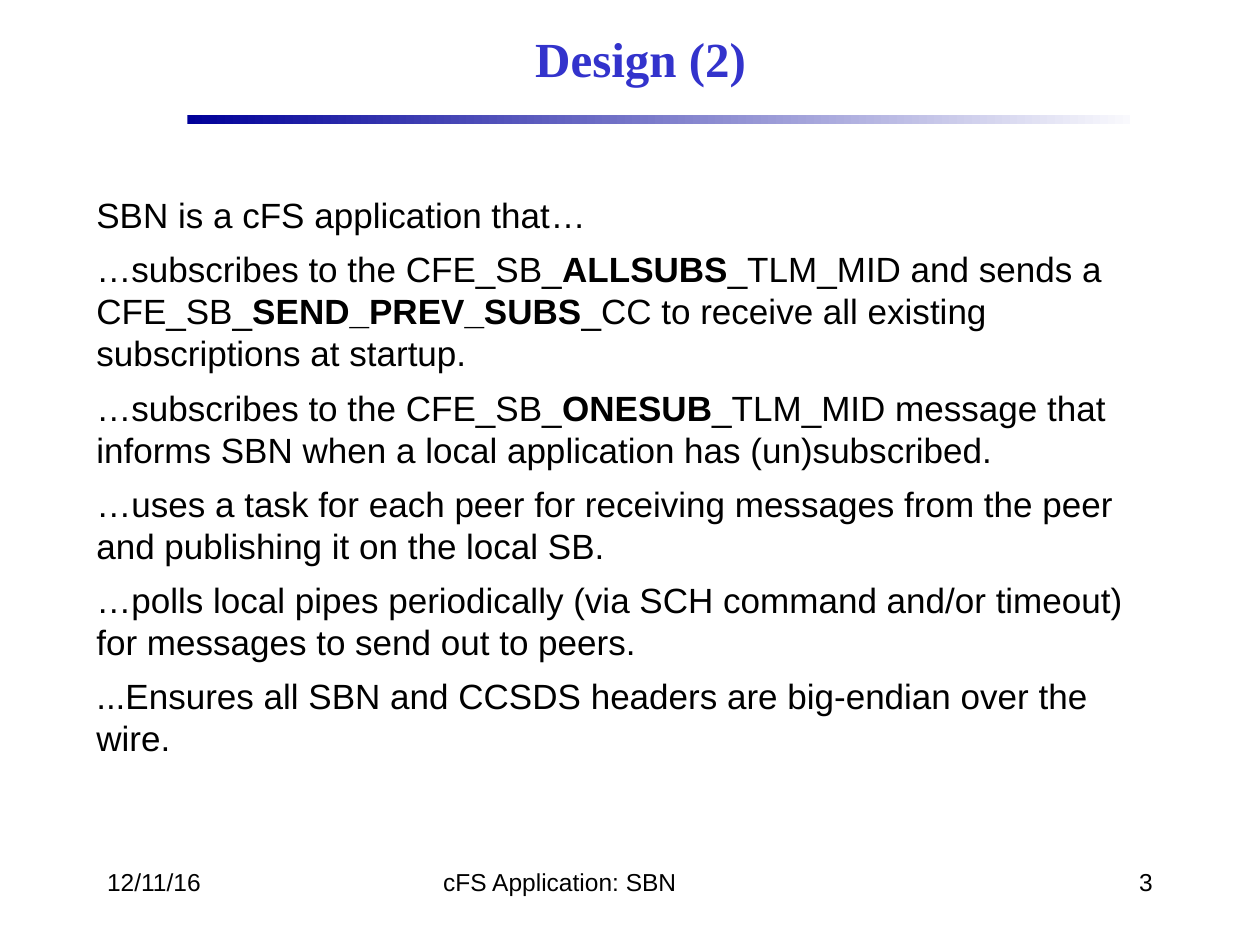
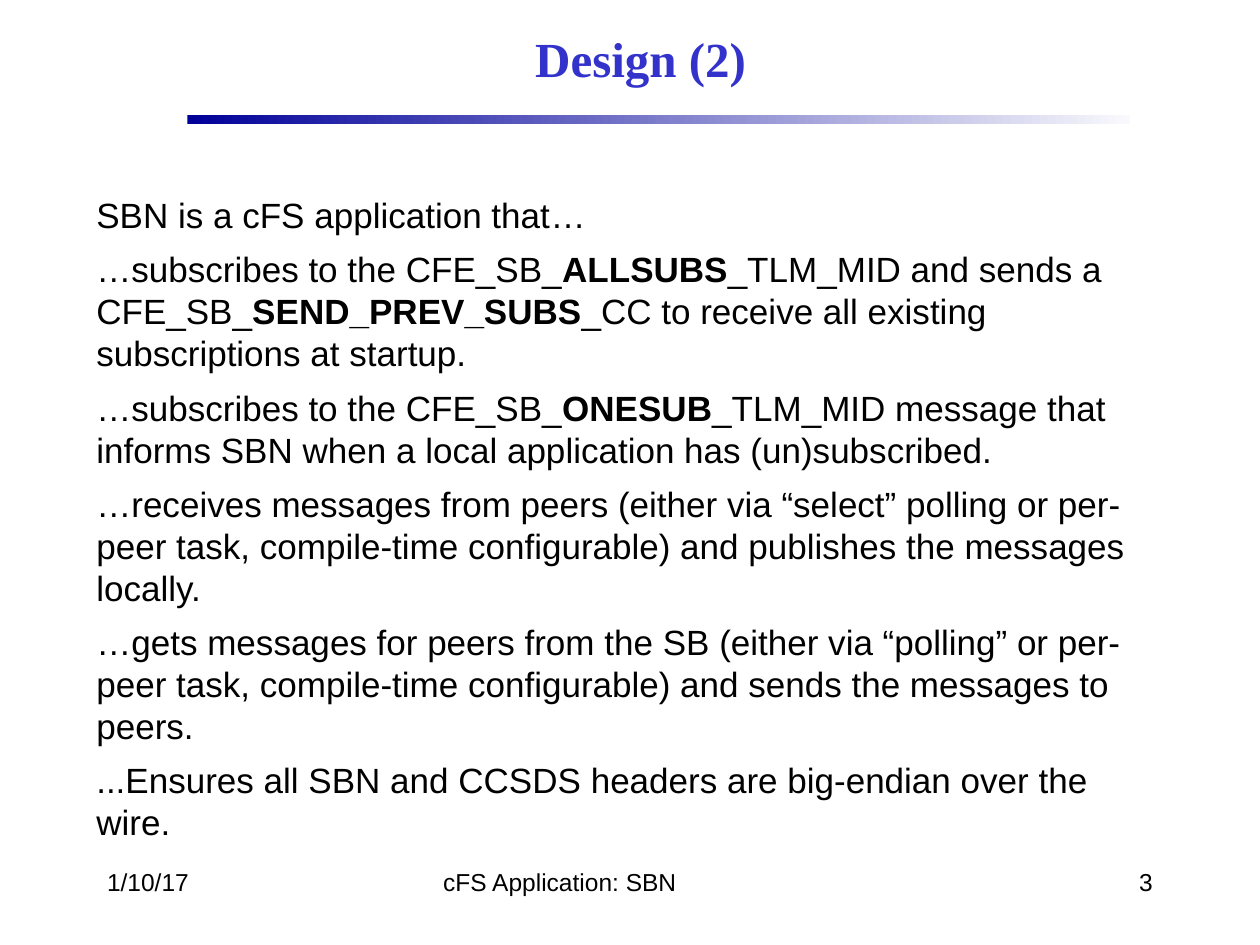
Before and after one commit to nasa/SBN, a slide deck: slide 3 of docs/SBN_Design.pptx. Drawn at 1260x945 pixels with LibreOffice and Linux fonts; fonts in the diff are those of the drawing; background and template pictures are left out. Boxes give left, top, right and bottom in pixels: in the first picture for what was removed or moved away, otherwise in the second. Text is boxed around its words. In the diff, an @@ line names an element or a change of style, - is before the commit and + after.

```diff
--- a/docs/SBN_Design.pptx
+++ b/docs/SBN_Design.pptx
@@ text at (x1=96, y1=491, x2=1125, y2=746): text changed @@
-…uses a task for each peer for receiving messages from the peer and publishing it on the local SB.
-…polls local pipes periodically (via SCH command and/or timeout) for messages to send out to peers.
+…receives messages from peers (either via “select” polling or per-peer task, compile-time configurable) and publishes the messages locally.
+…gets messages for peers from the SB (either via “polling” or per-peer task, compile-time configurable) and sends the messages to peers.
@@ text at (x1=107, y1=873, x2=189, y2=892): text changed @@
-12/11/16
+1/10/17
```
Also in this commit, not shown: 18 other slides changed.
